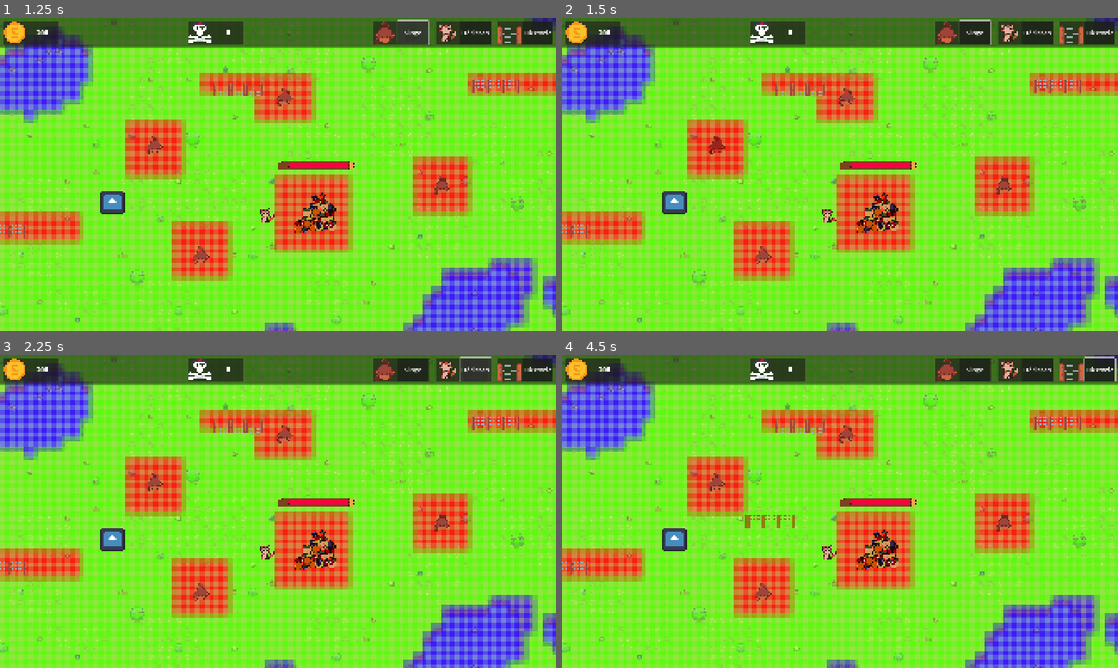
Above: before the commit, frames 1-4 (two rows, left to right).
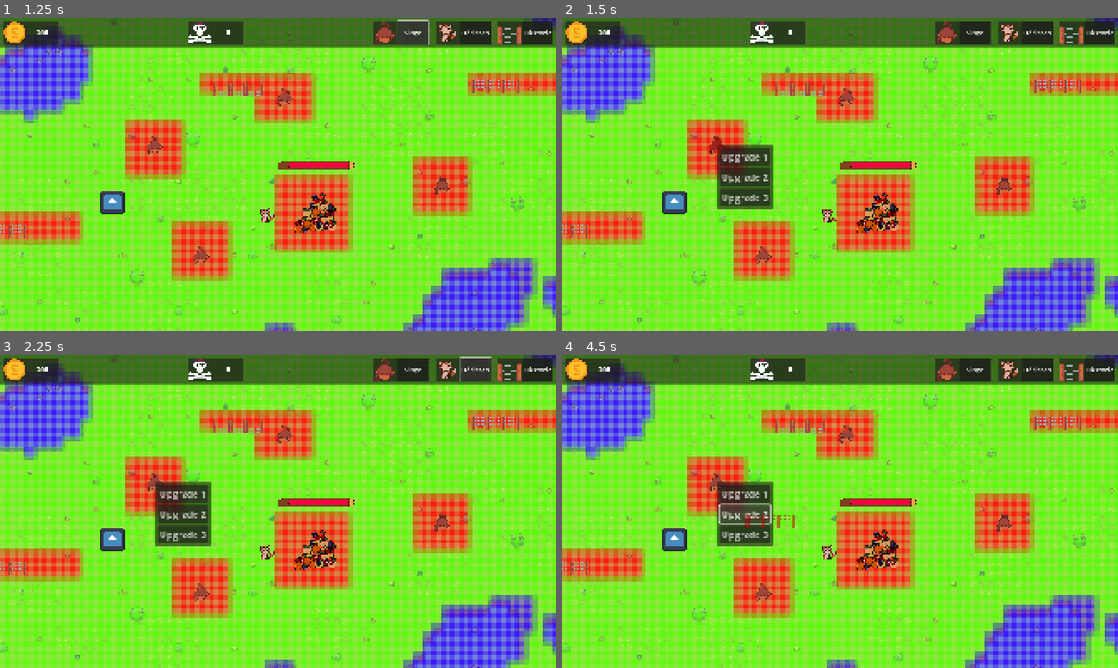
Above: after the commit, the same moments.

Repository: CreaJeu/PirateTowerDefense
Game: Godot game, scene res://scenes/main.tscn
Two runs of this game, one before a commit and one after it. Both use one fixed random seed, a clock stepped at 60 frames per second and the inputs below. The engine's default icon, where the game draws it, is replaced by a stand-in: a white triangle on a blue panel in a dark square.
Inputs (mouse positions are in pixels of both pictures, inside the frame that each line leads up to):
- Up to frame 1 (1.25 s): click "Singe" at 0.5 s
- Up to frame 2 (1.5 s): click (717, 146) at 1.27 s
- Up to frame 3 (2.25 s): click "Hérisson" at 2 s
- Up to frame 4 (4.5 s): click (745, 492) at 2.75 s, where only the run after the commit has a clickable "Upgrade 1"; click "Obstacle" at 3.5 s; click (745, 514) at 4.25 s, where only the run after the commit has a clickable "Upgrade 2"

Frame 1 is identical in both runs. In frame 2, 2.1% of the frame differs, in the area x 27-78%, y 0-62%; in frame 3, 2.1%; in frame 4, 2.2%, in the area x 27-100%, y 0-62%.

Commit message:
Menu d'améliorations

Diff:
--- a/scenes/main.tscn
+++ b/scenes/main.tscn
@@ -81,15 +81,19 @@
 
 [node name="Turret4" parent="Turrets" instance=ExtResource("8_tipki")]
 position = Vector2(702, 425)
+placed = true
 
 [node name="Turret" parent="Turrets" instance=ExtResource("8_tipki")]
 position = Vector2(1198, 494)
+placed = true
 
 [node name="Turret2" parent="Turrets" instance=ExtResource("8_tipki")]
 position = Vector2(927, 342)
+placed = true
 
 [node name="Turret3" parent="Turrets" instance=ExtResource("8_tipki")]
 position = Vector2(782, 615)
+placed = true
 
 [node name="Herisson" parent="Turrets" instance=ExtResource("9_jbj1t")]
 position = Vector2(629, 524)
--- a/scenes/turret.tscn
+++ b/scenes/turret.tscn
@@ -1,8 +1,10 @@
-[gd_scene load_steps=6 format=3 uid="uid://c0kwqqja08e8o"]
+[gd_scene load_steps=7 format=3 uid="uid://c0kwqqja08e8o"]
 
 [ext_resource type="Script" uid="uid://c3i47ndxs386l" path="res://scripts/turret.gd" id="1_el7wl"]
 [ext_resource type="PackedScene" uid="uid://gxt5ai0b55nd" path="res://scenes/projectile.tscn" id="2_485p4"]
 [ext_resource type="Texture2D" uid="uid://c3vfbkm2om0i8" path="res://assets/sprites/structure/Singe.png" id="3_485p4"]
+
+[sub_resource type="StyleBoxEmpty" id="StyleBoxEmpty_485p4"]
 
 [sub_resource type="CircleShape2D" id="CircleShape2D_el7wl"]
 radius = 158.0
@@ -13,6 +15,15 @@
 [node name="Turret" type="Area2D"]
 script = ExtResource("1_el7wl")
 projectile_scene = ExtResource("2_485p4")
+
+[node name="Button" type="Button" parent="."]
+visible = false
+offset_left = -14.0
+offset_top = -16.0
+offset_right = 14.0
+offset_bottom = 16.0
+theme_override_styles/focus = SubResource("StyleBoxEmpty_485p4")
+flat = true
 
 [node name="Sprite2D" type="Sprite2D" parent="."]
 texture_filter = 1
@@ -27,3 +38,33 @@
 
 [node name="CollisionShape2D" type="CollisionShape2D" parent="BuildRestriction"]
 shape = SubResource("CircleShape2D_485p4")
+
+[node name="PanelContainer" type="PanelContainer" parent="."]
+visible = false
+offset_right = 40.0
+offset_bottom = 40.0
+
+[node name="MarginContainer" type="MarginContainer" parent="PanelContainer"]
+layout_mode = 2
+theme_override_constants/margin_left = 5
+theme_override_constants/margin_top = 5
+theme_override_constants/margin_right = 5
+theme_override_constants/margin_bottom = 5
+
+[node name="VBoxContainer" type="VBoxContainer" parent="PanelContainer/MarginContainer"]
+layout_mode = 2
+
+[node name="Button" type="Button" parent="PanelContainer/MarginContainer/VBoxContainer"]
+layout_mode = 2
+text = "Upgrade 1"
+
+[node name="Button2" type="Button" parent="PanelContainer/MarginContainer/VBoxContainer"]
+layout_mode = 2
+text = "Upgrade 2"
+
+[node name="Button3" type="Button" parent="PanelContainer/MarginContainer/VBoxContainer"]
+layout_mode = 2
+text = "Upgrade 3"
+
+[connection signal="mouse_exited" from="." to="." method="hide_upgrade_menu"]
+[connection signal="pressed" from="Button" to="." method="show_upgrade_menu"]
--- a/scripts/build_manager.gd
+++ b/scripts/build_manager.gd
@@ -95,6 +95,10 @@
 	var real_instance = building_scene.instantiate()
 	real_instance.global_position = ghost_instance.global_position
 	real_instance.rotation = ghost_instance.rotation
+
+	if real_instance is Turret:
+		real_instance.place()
+
 	obstacles.add_child(real_instance)
 
 	if real_instance is Obstacle:
--- a/scripts/turret.gd
+++ b/scripts/turret.gd
@@ -6,6 +6,7 @@
 @export var is_active: bool = true
 @export var restriction_width_tiles: int = 6
 @export var restriction_height_tiles: int = 6
+@export var placed: bool = false
 
 var enemies_in_range: Array[Node2D] = []
 
@@ -18,6 +19,12 @@
 	fire_timer.wait_time = fire_rate
 	fire_timer.start()
 	fire_timer.timeout.connect(_on_fire_timer_timeout)
+
+	if (placed):
+		$Button.show()
+
+func place():
+	$Button.show()
 
 func get_size() -> Vector2:
 	return Vector2($Sprite2D.texture.get_width(), $Sprite2D.texture.get_height())
@@ -57,3 +64,9 @@
 	projectile.direction = (target.global_position - global_position).normalized()
 	projectile.speed = projectile_speed
 	get_tree().current_scene.add_child(projectile)
+
+func show_upgrade_menu():
+	$PanelContainer.show()
+
+func hide_upgrade_menu():
+	$PanelContainer.hide()
Not shown: 1 places in scenes/main.tscn that only renumber resources
